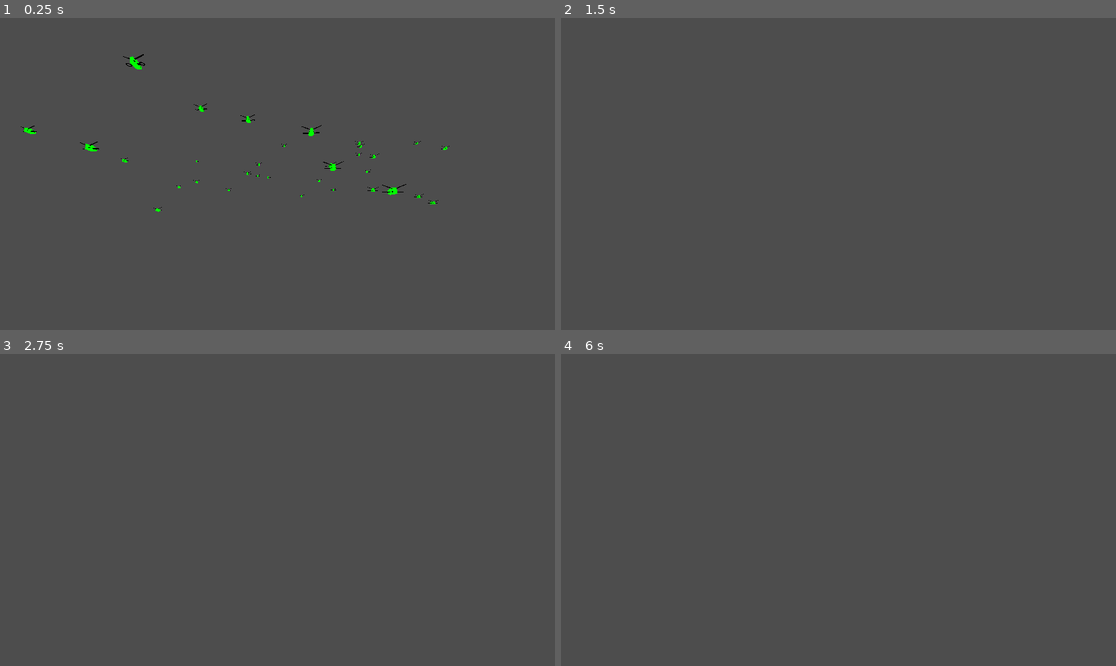
Above: before the commit, frames 1-4 (two rows, left to right).
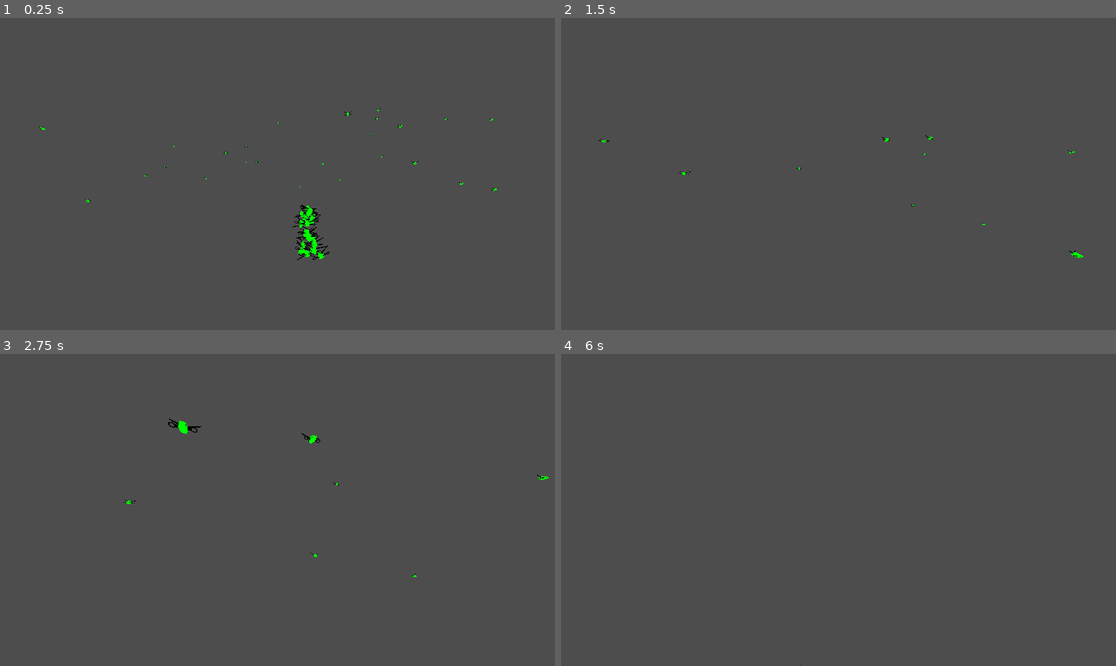
Above: after the commit, the same moments.

Repository: AnasFd/autonomous-drones
Game: Godot game, scene res://main.tscn
Two runs of this game, one before a commit and one after it. Both use one fixed random seed, a clock stepped at 60 frames per second and the inputs below.
Inputs (mouse positions are in pixels of both pictures, inside the frame that each line leads up to):
- Up to frame 1 (0.25 s): no input
- Up to frame 2 (1.5 s): move the mouse to (960, 158) at 0.52 s; press the mouse at (960, 158) at 0.53 s; hold D (move_right) 0.53-1.28 s; move the mouse to (810, 174) at 1.27 s; release the mouse at (810, 174) at 1.28 s; hold W (move_forward) from 1.28 s (still down); click (810, 174) at 1.35 s
- Up to frame 3 (2.75 s): move the mouse to (333, 441) at 2.02 s; release W (move_forward) at 2.03 s; press the mouse at (333, 441) at 2.03 s; hold D (move_right) from 2.03 s (still down)
- Up to frame 4 (6 s): move the mouse to (832, 516) at 2.77 s; release D (move_right) at 2.78 s; release the mouse at (832, 516) at 2.78 s; hold W (move_forward) 2.78-3.53 s; click (832, 516) at 2.85 s; tap Enter at 3.5, 5 s; move the mouse to (1005, 556) at 3.52 s; press the mouse at (1005, 556) at 3.53 s; hold A (move_left) 3.53-4.28 s; tap Space at 4.25, 5.75 s; move the mouse to (794, 506) at 4.27 s; release the mouse at (794, 506) at 4.28 s; hold W (move_forward) 4.28-5.03 s; click (794, 506) at 4.35 s; move the mouse to (866, 510) at 5.02 s; press the mouse at (866, 510) at 5.03 s; hold S (move_backwards) 5.03-5.78 s; move the mouse to (816, 503) at 5.77 s; release the mouse at (816, 503) at 5.78 s; hold D (move_right) from 5.78 s (still down); click (816, 503) at 5.85 s

The runs differ from the first frame. In frame 1, 1.0% of the frame differs, in the area x 3-90%, y 11-78%; in frame 2, less than 0.1%; in frame 3, 0.2%; in frame 4, less than 0.1%.

Commit message:
backup before major changes in structure

Diff:
--- a/main.tscn
+++ b/main.tscn
@@ -1,7 +1,8 @@
-[gd_scene load_steps=4 format=3 uid="uid://cvwwdtd1s2scv"]
+[gd_scene load_steps=5 format=3 uid="uid://cvwwdtd1s2scv"]
 
 [ext_resource type="Script" path="res://scripts/main.gd" id="1_2vu3p"]
 [ext_resource type="Script" path="res://scripts/camera_3d.gd" id="2_vulxn"]
+[ext_resource type="PackedScene" uid="uid://c33ac6ijvuuvm" path="res://scenes/drone.tscn" id="3_8r5jr"]
 [ext_resource type="PackedScene" uid="uid://d3uca6x2hwlhy" path="res://scenes/floor.tscn" id="3_pad2v"]
 
 [node name="Main" type="Node3D"]
@@ -20,5 +21,65 @@
 [node name="Drones" type="Node3D" parent="."]
 transform = Transform3D(1, 0, 0, 0, 1, 0, 0, 0, 1, 0, 0, 12.4401)
 
+[node name="Drone" parent="Drones" instance=ExtResource("3_8r5jr")]
+transform = Transform3D(1, 0, 0, 0, 1, 0, 0, 0, 1, 0, 0, -12.4401)
+
+[node name="Drone2" parent="Drones" instance=ExtResource("3_8r5jr")]
+transform = Transform3D(1, 0, 0, 0, 1, 0, 0, 0, 1, 0, 0, -12.4401)
+
+[node name="Drone3" parent="Drones" instance=ExtResource("3_8r5jr")]
+transform = Transform3D(1, 0, 0, 0, 1, 0, 0, 0, 1, 0, 0, -12.4401)
+
+[node name="Drone4" parent="Drones" instance=ExtResource("3_8r5jr")]
+transform = Transform3D(1, 0, 0, 0, 1, 0, 0, 0, 1, 0, 0, -12.4401)
+
+[node name="Drone5" parent="Drones" instance=ExtResource("3_8r5jr")]
+transform = Transform3D(1, 0, 0, 0, 1, 0, 0, 0, 1, 0, 0, -12.4401)
+
+[node name="Drone6" parent="Drones" instance=ExtResource("3_8r5jr")]
+transform = Transform3D(1, 0, 0, 0, 1, 0, 0, 0, 1, 0, 0, -12.4401)
+
+[node name="Drone7" parent="Drones" instance=ExtResource("3_8r5jr")]
+transform = Transform3D(1, 0, 0, 0, 1, 0, 0, 0, 1, 0, 0, -12.4401)
+
+[node name="Drone8" parent="Drones" instance=ExtResource("3_8r5jr")]
+transform = Transform3D(1, 0, 0, 0, 1, 0, 0, 0, 1, 0, 0, -12.4401)
+
+[node name="Drone9" parent="Drones" instance=ExtResource("3_8r5jr")]
+transform = Transform3D(1, 0, 0, 0, 1, 0, 0, 0, 1, 0, 0, -12.4401)
+
+[node name="Drone10" parent="Drones" instance=ExtResource("3_8r5jr")]
+transform = Transform3D(1, 0, 0, 0, 1, 0, 0, 0, 1, 0, 0, -12.4401)
+
+[node name="Drone11" parent="Drones" instance=ExtResource("3_8r5jr")]
+transform = Transform3D(1, 0, 0, 0, 1, 0, 0, 0, 1, 0, 0, -12.4401)
+
+[node name="Drone12" parent="Drones" instance=ExtResource("3_8r5jr")]
+transform = Transform3D(1, 0, 0, 0, 1, 0, 0, 0, 1, 0, 0, -12.4401)
+
+[node name="Drone13" parent="Drones" instance=ExtResource("3_8r5jr")]
+transform = Transform3D(1, 0, 0, 0, 1, 0, 0, 0, 1, 0, 0, -12.4401)
+
+[node name="Drone14" parent="Drones" instance=ExtResource("3_8r5jr")]
+transform = Transform3D(1, 0, 0, 0, 1, 0, 0, 0, 1, 0, 0, -12.4401)
+
+[node name="Drone15" parent="Drones" instance=ExtResource("3_8r5jr")]
+transform = Transform3D(1, 0, 0, 0, 1, 0, 0, 0, 1, 0, 0, -12.4401)
+
+[node name="Drone16" parent="Drones" instance=ExtResource("3_8r5jr")]
+transform = Transform3D(1, 0, 0, 0, 1, 0, 0, 0, 1, 0, 0, -12.4401)
+
+[node name="Drone17" parent="Drones" instance=ExtResource("3_8r5jr")]
+transform = Transform3D(1, 0, 0, 0, 1, 0, 0, 0, 1, 0, 0, -12.4401)
+
+[node name="Drone18" parent="Drones" instance=ExtResource("3_8r5jr")]
+transform = Transform3D(1, 0, 0, 0, 1, 0, 0, 0, 1, 0, 0, -12.4401)
+
+[node name="Drone19" parent="Drones" instance=ExtResource("3_8r5jr")]
+transform = Transform3D(1, 0, 0, 0, 1, 0, 0, 0, 1, 0, 0, -12.4401)
+
+[node name="Drone20" parent="Drones" instance=ExtResource("3_8r5jr")]
+transform = Transform3D(1, 0, 0, 0, 1, 0, 0, 0, 1, 0, 0, -12.4401)
+
 [node name="Floor" parent="." instance=ExtResource("3_pad2v")]
 visible = false
--- a/scenes/drone.tscn
+++ b/scenes/drone.tscn
@@ -11,8 +11,8 @@
 mass = 0.1
 gravity_scale = 0.0
 can_sleep = false
-linear_damp = 5.0
-angular_damp = 5.0
+linear_damp = 4.0
+angular_damp = 4.0
 script = ExtResource("1_6hl57")
 
 [node name="MODEL_DRONE1" parent="." instance=ExtResource("1_se17h")]
--- a/scripts/drone.gd
+++ b/scripts/drone.gd
@@ -1,101 +1,118 @@
 extends RigidBody3D
 
 @export var sphere_center: Vector3 = Vector3(0, 0, 0)
-@export var sphere_radius: float = 30.0
-@export var base_min_distance: float = 5.0
-@export var speed: float = 30.0
-@export var radial_constraint_strength: float = 1.5  # Adjusts strength for keeping drones at sphere_radius
-
-# Define possible states
+@export var sphere_radius: float = 10.0
+@export var base_min_distance: float = 5
+@export var speed: float = 1.0
+#@onready var drones = self.get_parent().get_children()
+var local_drones_size = 20
+@export var attraction_strength: float = 3.0 * speed  # Starting value;
+# Fine-Tuning Tips for attraction_strength:
+# Start with a low value and increase gradually until drones maintain
+# a stable position at the boundary without overshooting.
+# Monitor if drones reach the boundary smoothly; if they oscillate,
+# reduce attraction_strength. If they lag or never reach the boundary,
+# increase it slightly.
+@export var repulsion_strength: float = 3.0
+var drones
+# Define possible states, including ALIGN_TO_RADIUS
 enum State { MOVE, AVOID_OBSTACLES, IDLE }
 var current_state: State = State.MOVE
 
 func _ready():
+	drones = get_parent().get_children()
 	current_state = State.MOVE
 
 func _process(delta):
-	# Execute current state logic
+	# Execute logic based on the current state
 	match current_state:
 		State.MOVE:
-			move_to_sphere_radius(delta)
+			move_to_center(delta)
+			#print("in move")
 		State.AVOID_OBSTACLES:
 			avoid_obstacles(delta)
+			#print("in avoid")
 		State.IDLE:
 			idle(delta)
+			print("in idle")
 
 # State Logic
 
-# MOVE state: move towards target sphere radius and apply radial constraint
-func move_to_sphere_radius(delta):
-	# Calculate movement towards the center
-	var direction = (sphere_center - global_transform.origin).normalized()
+# MOVE State: Drone moves towards the sphere center until close enough to align with radius
+func move_to_center(_delta):
+	var movement = calculate_attraction_force()
+	apply_central_force(movement)
 
-	# Apply radial constraint to stay at the desired sphere radius
-	var radial_constraint = calculate_radial_constraint()
+	var avoidance_force = calculate_avoidance_force()
 
-	# Calculate the final movement and apply impulse
-	var movement = (direction * speed + radial_constraint) * delta
-	apply_central_impulse(movement)
+	if avoidance_force != Vector3.ZERO: # If obstacle near by
+		current_state = State.AVOID_OBSTACLES
+	elif movement == Vector3.ZERO: # no obstacles and in sphere radius
+		current_state = State.IDLE
+	else:
+		current_state = State.MOVE # Continue moving towards the center
 
-	# Check transitions to other states
+# AVOID_OBSTACLES State: Adjust position to avoid collision with other drones
+func avoid_obstacles(_delta):
 	var avoidance_force = calculate_avoidance_force()
-	if avoidance_force == Vector3.ZERO and is_in_sphere_radius():
-		current_state = State.IDLE
-	elif avoidance_force != Vector3.ZERO:
+	apply_central_force(avoidance_force)
+
+	if avoidance_force == Vector3.ZERO: # no obstacles nearby
+		if calculate_attraction_force() != Vector3.ZERO: # not in sphere radius
+			current_state = State.MOVE
+		else:
+			current_state = State.IDLE
+	else:
 		current_state = State.AVOID_OBSTACLES
 
-
-# AVOID_OBSTACLES state: apply repulsion force to avoid collisions
-func avoid_obstacles(delta):
-	var avoidance_force = calculate_avoidance_force()
-	apply_central_impulse(avoidance_force * delta)
-
-	# Transition to MOVE if no obstacles are nearby and drone is outside radius
-	if avoidance_force == Vector3.ZERO and !is_in_sphere_radius():
+# IDLE State: Maintain position on the sphere boundary and ensure even spacing
+func idle(_delta):
+	if calculate_avoidance_force() != Vector3.ZERO: # Obstacles nearby
+		current_state = State.AVOID_OBSTACLES
+	elif calculate_attraction_force() != Vector3.ZERO: # not in sphere radius
 		current_state = State.MOVE
-	elif avoidance_force == Vector3.ZERO and is_in_sphere_radius():
+	else:
 		current_state = State.IDLE
-
-
-# IDLE state: wait until repulsion is detected
-func idle(_delta):
-	if calculate_avoidance_force() != Vector3.ZERO:
-		current_state = State.AVOID_OBSTACLES
-
 
 # Helper functions
 
-# Check if drone is in the sphere radius with a small tolerance
-func is_in_sphere_radius() -> bool:
-	var distance = global_transform.origin.distance_to(sphere_center)
-	return abs(distance - sphere_radius) < 0.2  # Tolerance for slight deviations
+func calculate_attraction_force() -> Vector3:
+	# Get the direction and distance to the center
+	var direction_to_center = (sphere_center - global_transform.origin)
+	var distance_to_center = direction_to_center.length()
 
-# Calculate the radial constraint to keep drones at the target sphere radius
-func calculate_radial_constraint() -> Vector3:
-	var direction_to_center = (sphere_center - global_transform.origin).normalized()
-	var distance_to_center = global_transform.origin.distance_to(sphere_center)
+	# Determine the direction of the force: toward or away from the center
+	if distance_to_center > sphere_radius:
+		# If outside the sphere, pull towards center
+		return direction_to_center.normalized() * attraction_strength
+	elif distance_to_center < sphere_radius:
+		# If inside the sphere, push away from center
+		return -direction_to_center.normalized() * attraction_strength
+	else:
+		return Vector3.ZERO
 
-	# Only apply force if outside the target radius
-	if abs(distance_to_center - sphere_radius) < 0.5:
-		var force_magnitude = (distance_to_center - sphere_radius) * radial_constraint_strength
-		return -direction_to_center * force_magnitude
-	return Vector3.ZERO
-
-
-# Calculate the repulsion force to avoid collisions with other drones for uniform distribution
+# Calculate avoidance force to keep drones at a minimum distance from each other
 func calculate_avoidance_force() -> Vector3:
 	var avoidance_force = Vector3.ZERO
-	var drones = get_parent().get_children()
 
 	for drone in drones:
 		if drone != self:
 			var distance_to_drone = global_transform.origin.distance_to(drone.global_transform.origin)
 			var min_distance = base_min_distance
 
-			# Apply repulsion if too close to another drone
 			if distance_to_drone < min_distance:
+				# Calculate the repulsion direction away from the other drone
 				var repulsion_direction = (global_transform.origin - drone.global_transform.origin).normalized()
+
+				# Calculate a tangential direction based on the sphere center
+				var to_center = (sphere_center - global_transform.origin).normalized()
+				var tangential_direction = to_center.cross(repulsion_direction).normalized()
+
+				# Blend repulsion and tangential movement, using a balance factor
+				var balance_factor = 0.1  # Adjust this to control tangential influence
+				var adjusted_direction = (repulsion_direction * (1 - balance_factor)) + (tangential_direction * balance_factor)
+
 				var repulsion_strength_scaled = (min_distance - distance_to_drone) / min_distance
-				avoidance_force += repulsion_direction * repulsion_strength_scaled
+				avoidance_force += adjusted_direction * repulsion_strength_scaled * repulsion_strength
 
 	return avoidance_force
--- a/scripts/main.gd
+++ b/scripts/main.gd
@@ -1,26 +1,12 @@
 extends Node3D
 
 const drone: Resource = preload("res://scenes/drone.tscn")
-@onready var light = $DirectionalLight3D  # Reference to the directional light
-@onready var camera = $Camera3D  # Reference to the camera
 @onready var drones = $Drones  # Reference to the node containing the drones
-
 @export var num_drones: int = 50  # Number of drones to create
-@export var area_size: float = 50  # Size of the area to randomly place drones in
+@export var area_size: float = 100  # Size of the area to randomly place drones in
 
 func _ready():
-	# Initialize light properties
-	if light:  # Check if the node exists
-		light.rotation_degrees = Vector3(-90, 0, 0)
-		light.position = Vector3(0, 10, 0)
-	else:
-		print("DirectionalLight3D not found!")
-
-	# Create drones dynamically and add them to the scene
 	spawn_drones(num_drones)
-
-	# Print the number of drones in the Drones node
-	print("Number of drones in the scene: ", drones.get_child_count())
 
 func spawn_drones(count: int):
 	for i in range(count):
@@ -33,6 +19,3 @@
 			randf_range(-area_size, area_size)
 		)
 		new_drone.global_transform.origin = random_position  # Set random position in the 3D space
-
-	# Optionally, you can print the count here too after each spawn if needed:
-	print("Drones after spawning: ", drones.get_child_count())
